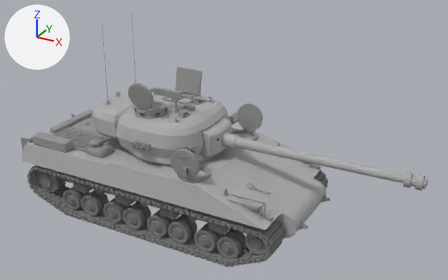
The glTF model batches/01_kaisersturm_bastion/out/M12A2_stage2_hatches_open.glb, before and after one commit.
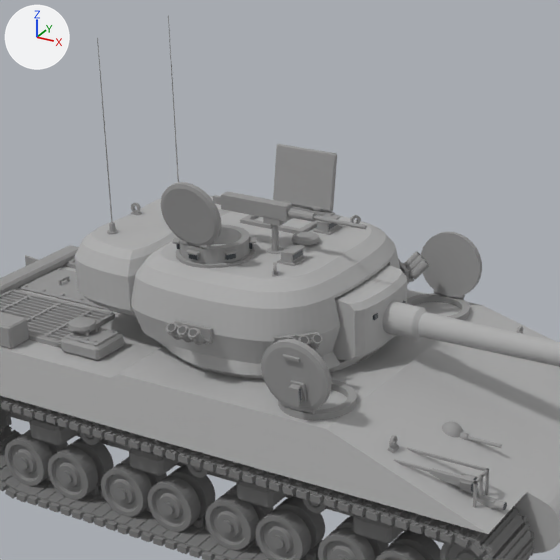
Old and new are each drawn whole from a 50 mm camera at (8.12, -12.3, 8.44) aimed at (1.3, 0.12, 2.23) and again close up on the part from 14% to 66% of the width and 2% to 86% of the height. Lighting does not change. The marker at upper left points along +X, +Y and +Z. The older version's two pictures come first. Where no turn or scale is listed for an object, it has been applied to the vertices.

Names of what the first close-up shows: 'M12A2_Barrel', 'M12A2_CoolingGrille_R', 'M12A2_Cupola_Lid', 'M12A2_HatchLid_bow_gunner', 'M12A2_HatchLid_driver', 'M12A2_HatchLid_loader', 'M12A2_Hull', 'M12A2_Mantlet', 'M12A2_RoadWheel_R2a', 'M12A2_RoadWheel_R3a', 'M12A2_Turret', 'M12A2_Turret_Bustle' and 113 more.
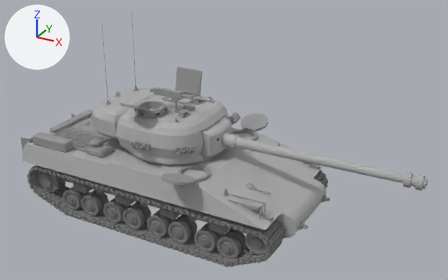
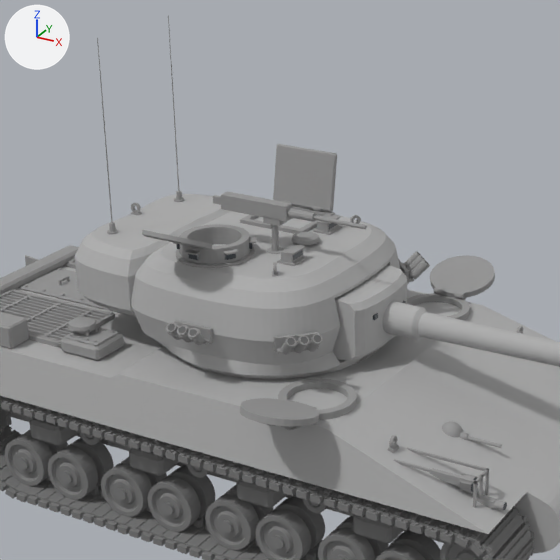
ob_m12a2_hatchhinge_bow_gunner is not drawn itself; it is the parent of ob_m12a2_hatchlid_bow_gunner.
ob_m12a2_hatchhinge_driver is not drawn itself; it is the parent of ob_m12a2_hatchlid_driver.
ob_m12a2_hatchhinge_cupola is not drawn itself; it is the parent of ob_m12a2_cupola_lid.

The edits, one by one:
Object 'M12A2_HatchHinge_bow_gunner' (ob_m12a2_hatchhinge_bow_gunner) turns from (0, -95, 90) to (0, -165, 90) degrees about x, y and z.
Object 'M12A2_HatchHinge_driver' (ob_m12a2_hatchhinge_driver) turns from (0, -95, -90) to (0, -165, -90) degrees about x, y and z.
Object 'M12A2_HatchHinge_cupola' (ob_m12a2_hatchhinge_cupola) turns from (0, -100, 90) to (0, -155, 90) degrees about x, y and z.

Changed parts and their boxes [x1, y1, x2, y2] in the close-ups (560 x 560 px):
'M12A2_HatchLid_bow_gunner', turned
    before: [261, 339, 332, 414]
    after: [240, 398, 319, 431]
'M12A2_HatchLid_driver', turned
    before: [421, 231, 482, 299]
    after: [430, 255, 495, 300]
'M12A2_Cupola_Lid', turned
    before: [161, 182, 222, 249]
    after: [142, 230, 213, 249]
